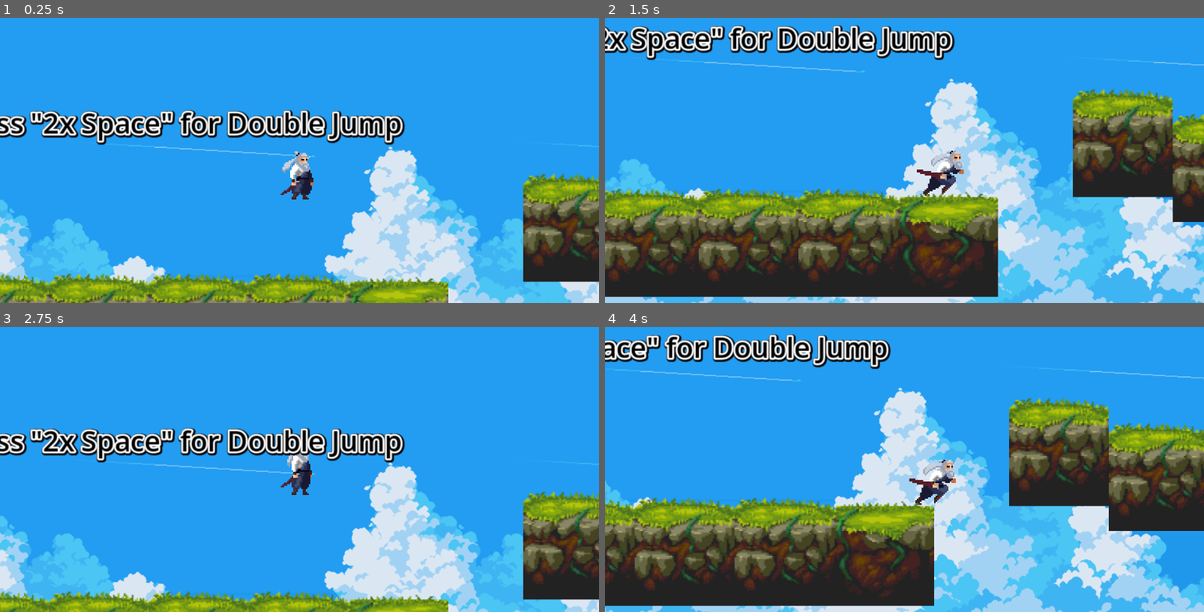
Above: before the commit, frames 1-4 (two rows, left to right).
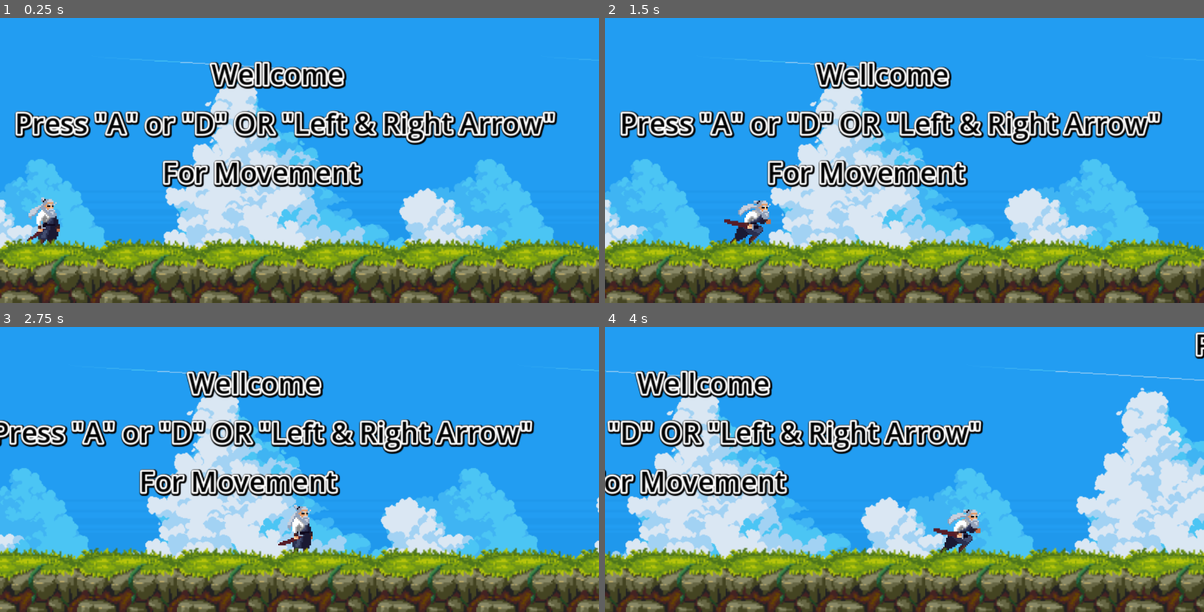
Above: after the commit, the same moments.

Repository: richdcosta-ux/Assesment
Game: Godot game, scene res://level/tutorial.tscn
The game is run twice, just before and just after one commit, with the same random seed, the same clock (stepped at 60 frames per second) and the same inputs. Before the commit the project starts from res://scenes/tutorial.tscn.
Inputs (mouse positions are in pixels of both pictures, inside the frame that each line leads up to):
- Up to frame 1 (0.25 s): no input
- Up to frame 2 (1.5 s): tap A (left) at 0.5, 1.25 s; move the mouse to (1036, 117) at 0.52 s; hold D (right) from 0.53 s (still down); click (1036, 117) at 0.6 s; tap Space (jump) at 0.77 s; move the mouse to (784, 151) at 1.27 s; tap Q (dash) at 1.35 s
- Up to frame 3 (2.75 s): tap Space (jump) at 1.52 s; tap A (left) at 2 s; move the mouse to (359, 369) at 2.02 s; release D (right) at 2.03 s; hold A (left) from 2.03 s (still down); hold Shift (sprint) from 2.03 s (still down)
- Up to frame 4 (4 s): move the mouse to (874, 512) at 2.77 s; release A (left) at 2.78 s; release Shift (sprint) at 2.78 s; hold D (right) from 2.78 s (still down); click (874, 512) at 2.85 s; tap Space (jump) at 3.02, 3.77 s; tap A (left) at 3.5 s; move the mouse to (1084, 495) at 3.52 s; tap Q (dash) at 3.6 s

The runs differ from the first frame. In frame 1, 53% of the frame differs, in the area x 0-100%, y 15-100%; in frame 2, 65%; in frame 3, 52%; in frame 4, 68%, in the area x 0-100%, y 1-100%.

Commit message:
got portal

Diff:
--- a/scenes/tutorial.tscn
+++ b/level/tutorial.tscn
@@ -8,6 +8,7 @@
 [ext_resource type="Texture2D" uid="uid://bdaks0do21eti" path="res://assets/free-sky-with-clouds-background-pixel-art-set/Clouds/Clouds 1/4.png" id="6_ckvwl"]
 [ext_resource type="PackedScene" uid="uid://col5x27hapxe5" path="res://prefabs/mushroom.tscn" id="7_gbqnl"]
 [ext_resource type="PackedScene" uid="uid://bu71gjcha1w0d" path="res://scenes/killzone.tscn" id="8_ckvwl"]
+[ext_resource type="PackedScene" uid="uid://cfon62frbjft7" path="res://scenes/next_level_portal.tscn" id="9_nlqja"]
 
 [sub_resource type="TileSetAtlasSource" id="TileSetAtlasSource_ph3nu"]
 texture = ExtResource("2_8ho6b")
@@ -103,13 +104,16 @@
 [node name="tutorial" type="Node2D" unique_id=243349125]
 
 [node name="player" parent="." unique_id=1766685512 instance=ExtResource("1_c13y7")]
-position = Vector2(4449, 504)
+position = Vector2(59, 702)
 
 [node name="TileMapLayer" type="TileMapLayer" parent="." unique_id=1177463147]
 scale = Vector2(2, 2)
 tile_map_data = PackedByteArray("AAAKABcAAAADAAAAAAAKABgAAAADAAEAAAAKABkAAAADAAIAAAAKABoAAAADAAMAAAAKABsAAAADAAQAAAALAB …(14592 unchanged characters)…
 tile_set = SubResource("TileSet_8ho6b")
 
+[node name="next_level_portal" parent="." unique_id=269172372 instance=ExtResource("9_nlqja")]
+position = Vector2(6334, 257)
+
 [node name="ParallaxBackground" type="ParallaxBackground" parent="." unique_id=333555810]
 
 [node name="ParallaxLayer" type="ParallaxLayer" parent="ParallaxBackground" unique_id=1492308187]
@@ -161,9 +165,9 @@
 
 [node name="Label" type="Label" parent="." unique_id=1478400930]
 offset_left = 19.0
-offset_top = 506.0
-offset_right = 549.0
-offset_bottom = 619.0
+offset_top = 521.0
+offset_right = 711.0
+offset_bottom = 697.0
 text = "                            Wellcome
 Press \"A\" or \"D\" OR \"Left & Right Arrow\"
                      For Movement"
@@ -239,6 +243,19 @@
 label_settings = SubResource("LabelSettings_6yjpi")
 horizontal_alignment = 1
 
+[node name="Label9" type="Label" parent="." unique_id=1297696341]
+offset_left = 6098.0
+offset_top = 24.0
+offset_right = 6631.0
+offset_bottom = 452.0
+text = "Congratulation
+
+Rest is under development
+
+"
+label_settings = SubResource("LabelSettings_6yjpi")
+horizontal_alignment = 1
+
 [node name="mushroom" parent="." unique_id=1650267243 instance=ExtResource("7_gbqnl")]
 z_index = -1
 position = Vector2(5393, 620)
--- a/prefabs/player.tscn
+++ b/prefabs/player.tscn
@@ -551,7 +551,7 @@
 z_index = -1
 scale = Vector2(2, 2)
 
-[node name="CharacterBody2D" type="CharacterBody2D" parent="." unique_id=253842989]
+[node name="CharacterBody2D" type="CharacterBody2D" parent="." unique_id=253842989 groups=["player"]]
 collision_layer = 3
 script = ExtResource("1_r66lb")
 dash_max_distance = 300.0
--- a/project.godot
+++ b/project.godot
@@ -22,6 +22,7 @@
 [global_group]
 
 sword=""
+player=""
 
 [input]
 
--- /dev/null
+++ b/scenes/next_level_portal.tscn
@@ -0,0 +1,21 @@
+[gd_scene format=3 uid="uid://cfon62frbjft7"]
+
+[ext_resource type="Script" uid="uid://css6gbu3sqws2" path="res://scripts/next_level_portal.gd" id="1_f720p"]
+[ext_resource type="Texture2D" uid="uid://ctiy7hkxgno8t" path="res://assets/Portal.png" id="2_1hr3y"]
+
+[sub_resource type="CapsuleShape2D" id="CapsuleShape2D_h6qir"]
+radius = 12.0
+height = 46.0
+
+[node name="next_level_portal" type="Area2D" unique_id=269172372]
+script = ExtResource("1_f720p")
+
+[node name="Sprite2D" type="Sprite2D" parent="." unique_id=1328789046]
+texture_filter = 1
+texture = ExtResource("2_1hr3y")
+
+[node name="CollisionShape2D" type="CollisionShape2D" parent="." unique_id=969765863]
+position = Vector2(0, 1)
+shape = SubResource("CapsuleShape2D_h6qir")
+
+[connection signal="body_entered" from="." to="." method="_on_body_entered"]
--- /dev/null
+++ b/scripts/next_level_portal.gd
@@ -0,0 +1,11 @@
+extends Area2D
+
+
+
+
+func _on_body_entered(body: Node2D) -> void:
+	if body.is_in_group("player"):
+		var current_scene_file = get_tree().current_scene.scene_file_path
+		var next_level_number = current_scene_file.to_int() + 1
+
+		var next_level_path = "res://level/" + str(next_level_number) + ".tscn"
Binary file added: assets/Portal.png
Not shown, added: assets/Portal.png.import
Renamed: scenes/level_1.tscn -> level/level_1.tscn
Not shown, added: scripts/next_level_portal.gd.uid
